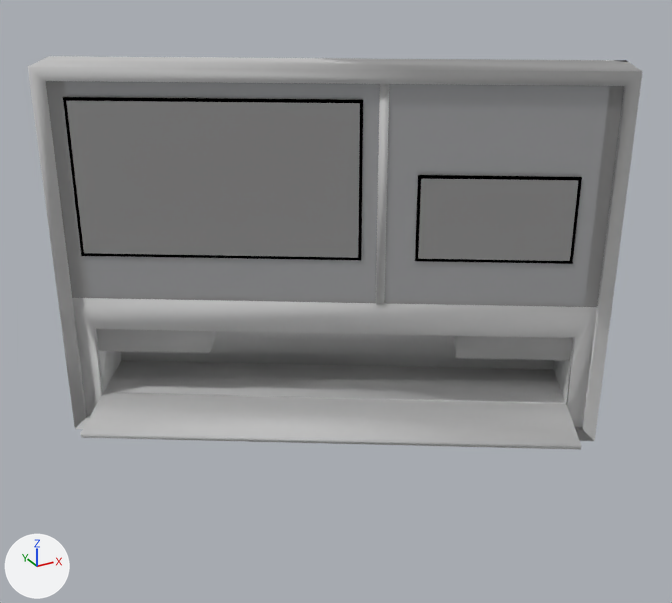
One commit to the FBX model Objekte_own/PC/PC_doppelt_gsm.fbx: the scene before it, then after it.
One viewpoint serves both versions: a 50 mm camera at (-0.96, -2.62, 2.55) aimed at (0.63, 0.28, 1.1). Arrows for +X, +Y and +Z are at lower left; the lights stay in place. Where no turn or scale is listed for an object, it has been applied to the vertices. Vertices at the same position are counted once.

In view in the first picture: 'Farbe, grau', 'Farbe, schwarz', 'Glas Rauchglas', 'Metall Stahl, gebürstet', 'Plakatwerbung 5f318c069d16453accb9d35e1d45fb9c', 'Plakatwerbung ff5b23bd1136d5f41e71b8ecf82f3596'.
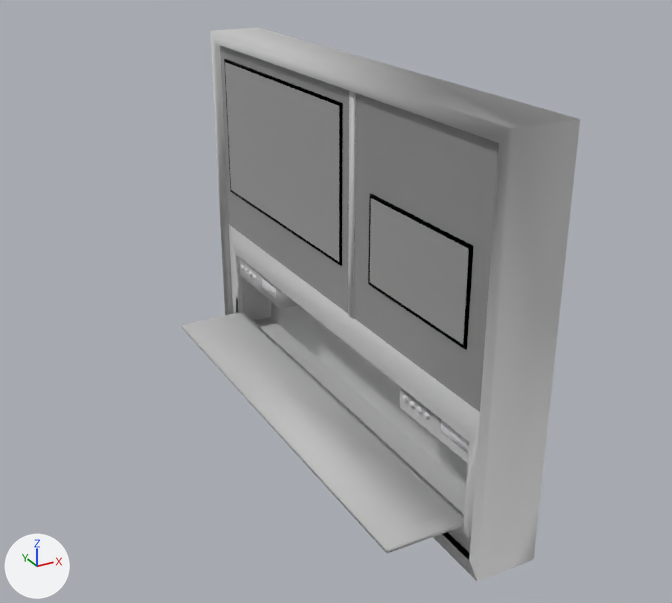
Commit message: adds neuer pc doppelt

Where the newer file only moved an object's origin or applied its transform, the numbers keep the older frame.

Changed parts and their boxes (x1, y1, x2, y2) in the pictures (672 x 603 px; the box of a moved part takes in the faces that stretch with it):
'Metall Stahl, gebürstet', reshaped, moved, turned: before (28, 56, 643, 450); after (181, 27, 580, 582)
'Glas Rauchglas', mesh rescaled (52% narrower, 62% taller): before (46, 81, 624, 307); after (220, 45, 499, 412)
'Plakatwerbung 5f318c069d16453accb9d35e1d45fb9c', reshaped (61% narrower, 27% taller): before (66, 101, 360, 258); after (225, 62, 339, 262)
'Plakatwerbung ff5b23bd1136d5f41e71b8ecf82f3596', reshaped (38% narrower, 77% taller): before (418, 179, 578, 261); after (370, 198, 469, 344)
'Farbe, schwarz', mesh turned: before (63, 97, 582, 264); after (224, 59, 473, 349)
'Farbe, grau', deleted: before (97, 329, 572, 360)
'Stahl, rostfrei', added: after (239, 257, 469, 463)
    faces in mat_farbe__grau_001 (light grey #d4d4d4): (239, 257, 469, 463)
    faces in mat_stahl__rostfrei_001 (white #ecebed): (403, 395, 468, 453)
    faces in mat_stahl__rostfrei_002 (white #ecebed): (241, 265, 276, 298)
part 3 of me_metall_stahl__gebürstet_002, moved or reshaped: before (72, 298, 597, 450); after (181, 225, 480, 553)
part 4 of me_metall_stahl__gebürstet_002, moved or reshaped: before (376, 84, 389, 304); after (348, 91, 356, 318)
part 5 of me_metall_stahl__gebürstet_002, rebuilt (40% narrower, 44% taller): before (28, 56, 643, 441); after (210, 27, 580, 582)
part 6 of me_metall_stahl__gebürstet_002, deleted: before (96, 328, 573, 403)

Diff of the bpy script that builds the scene:
```diff
--- a/Objekte_own/PC/PC_doppelt_gsm.fbx.py
+++ b/Objekte_own/PC/PC_doppelt_gsm.fbx.py
@@ me_glas_rauchglas @@
 me_glas_rauchglas.from_pydata(...)  # 21 vertices, 13 faces; spans x 60.86..62.4, y -28.29..-27.35, z 1.29..2.02
+# me_glas_rauchglas part 2: the whole mesh is scaled about its middle by (-0.00896, 1.92, 1), then moved by (0.01, 0.03, 0.0)
 me_glas_rauchglas.materials.append(mat_glas_rauchglas_001)
@@ me_plakatwerbung_5f318c069d16453accb9d35e1d45fb9c @@
 me_plakatwerbung_5f318c069d16453accb9d35e1d45fb9c.from_pydata(...)  # 4 vertices, 2 faces; spans x 60.924..61.701, y -27.869..-27.395, z 1.455..1.96
-me_plakatwerbung_5f318c069d16453accb9d35e1d45fb9c.vertices[0].co = (61.701, -27.869, 1.455)  # pixel (358, 257)
-me_plakatwerbung_5f318c069d16453accb9d35e1d45fb9c.vertices[1].co = (61.701, -27.869, 1.96)  # pixel (359, 103)
-me_plakatwerbung_5f318c069d16453accb9d35e1d45fb9c.vertices[2].co = (60.924, -27.395, 1.455)  # pixel (83, 253)
-me_plakatwerbung_5f318c069d16453accb9d35e1d45fb9c.vertices[3].co = (60.924, -27.395, 1.96)  # pixel (66, 100)
+# me_plakatwerbung_5f318c069d16453accb9d35e1d45fb9c part 1
+me_plakatwerbung_5f318c069d16453accb9d35e1d45fb9c.vertices[0].co = (61.627, -27.873, 1.455)  # pixel (339, 261)
+me_plakatwerbung_5f318c069d16453accb9d35e1d45fb9c.vertices[1].co = (61.627, -27.873, 1.96)  # pixel (339, 105)
+me_plakatwerbung_5f318c069d16453accb9d35e1d45fb9c.vertices[2].co = (61.634, -26.963, 1.455)  # pixel (231, 189)
+me_plakatwerbung_5f318c069d16453accb9d35e1d45fb9c.vertices[3].co = (61.634, -26.963, 1.96)  # pixel (225, 61)
 me_plakatwerbung_5f318c069d16453accb9d35e1d45fb9c.materials.append(mat_plakatwerbung_5f318c069d16453accb9d35e1d45fb9c_001)
@@ me_metall_stahl__gebürstet_002 @@
 # used by ob_metall_stahl__gebürstet; location = (0.458, -0.026, 1.181); scale = (0.01, 0.01, 0.01)
-me_metall_stahl__gebürstet_002.from_pydata(...)  # 70 vertices, 164 faces; spans x -88.0..84.0, y -72.0..60.0, z -40.0..88.0
+me_metall_stahl__gebürstet_002.from_pydata(...)  # 50 vertices, 105 faces; spans x -87.0..84.0, y -71.0..61.0, z -53.0..75.0
+# me_metall_stahl__gebürstet_002 part 3: the loose piece of 22 vertices spanning x -88.0..72.0, y -72.0..40.0, z -35.0..11.0 is moved by (1.0, 1.0, -13.0)
+# me_metall_stahl__gebürstet_002 part 4: the loose piece of 8 vertices spanning x 8.0..10.0, y -17.0..-15.0, z 11.0..84.0 is moved by (1.0, 1.0, -13.0)
+# me_metall_stahl__gebürstet_002 part 5: the loose piece of 16 vertices spanning x -85.0..84.0, y -57.0..56.0, z -40.0..88.0 is rebuilt with 16 vertices and now spans x -84.0..84.0, y -56.0..57.0, z -53.0..75.0
+# me_metall_stahl__gebürstet_002 part 6: the loose piece of 24 vertices spanning x -75.0..81.0, y -49.0..60.0, z -28.0..0.0 is deleted
 me_metall_stahl__gebürstet_002.materials.append(mat_metall_stahl__gebürstet_002)
@@ me_farbe__schwarz @@
 me_farbe__schwarz.from_pydata(...)  # 44 vertices, 126 faces; spans x 60.88..62.39, y -28.28..-27.35, z 1.29..2.02
+# me_farbe__schwarz part 8: the whole mesh is turned -59.1 degrees about the z axis through its middle, then moved by (0.01, 0.03, 0.0)
 me_farbe__schwarz.materials.append(mat_farbe__schwarz_001)
@@ me_plakatwerbung_ff5b23bd1136d5f41e71b8ecf82f3596 @@
 me_plakatwerbung_ff5b23bd1136d5f41e71b8ecf82f3596.from_pydata(...)  # 4 vertices, 2 faces; spans x 61.868..62.288, y -28.226..-27.971, z 1.455..1.725
-me_plakatwerbung_ff5b23bd1136d5f41e71b8ecf82f3596.vertices[0].co = (62.288, -28.226, 1.455)  # pixel (569, 260)
-me_plakatwerbung_ff5b23bd1136d5f41e71b8ecf82f3596.vertices[1].co = (62.288, -28.226, 1.725)  # pixel (578, 180)
-me_plakatwerbung_ff5b23bd1136d5f41e71b8ecf82f3596.vertices[2].co = (61.868, -27.971, 1.455)  # pixel (418, 258)
-me_plakatwerbung_ff5b23bd1136d5f41e71b8ecf82f3596.vertices[3].co = (61.868, -27.971, 1.725)  # pixel (421, 178)
+# me_plakatwerbung_ff5b23bd1136d5f41e71b8ecf82f3596 part 7
+me_plakatwerbung_ff5b23bd1136d5f41e71b8ecf82f3596.vertices[0].co = (61.622, -28.56, 1.455)  # pixel (463, 344)
+me_plakatwerbung_ff5b23bd1136d5f41e71b8ecf82f3596.vertices[1].co = (61.622, -28.56, 1.725)  # pixel (468, 248)
+me_plakatwerbung_ff5b23bd1136d5f41e71b8ecf82f3596.vertices[2].co = (61.626, -28.069, 1.455)  # pixel (369, 282)
+me_plakatwerbung_ff5b23bd1136d5f41e71b8ecf82f3596.vertices[3].co = (61.626, -28.069, 1.725)  # pixel (370, 197)
 me_plakatwerbung_ff5b23bd1136d5f41e71b8ecf82f3596.materials.append(mat_plakatwerbung_ff5b23bd1136d5f41e71b8ecf82f3596_001)
@@ ob_farbe__grau @@
-ob_farbe__grau = bpy.data.objects.new('Farbe, grau', me_farbe__grau)
@@ ob_metall_stahl__gebürstet @@
 ob_metall_stahl__gebürstet = bpy.data.objects.new('Metall Stahl, gebürstet', me_metall_stahl__gebürstet_002)
-ob_metall_stahl__gebürstet.location = (0.458, -0.026, 1.181)
+ob_metall_stahl__gebürstet.location = (0.489, -0.069, 1.314)
+ob_metall_stahl__gebürstet.rotation_euler = (0.0, 0.0, -1.031)  # degrees (0, 0, -59)
 ob_metall_stahl__gebürstet.scale = (0.01, 0.01, 0.01)
@@ ob_stahl__rostfrei @@
+ob_stahl__rostfrei = bpy.data.objects.new('Stahl, rostfrei', me_stahl__rostfrei)  # 634 vertices, 1156 faces; spans x 8.38..8.66, y -68.0..-64.95, z 1.07..2.02; in mat_stahl__rostfrei_001 (white #ecebed), mat_farbe__grau_001 (light grey #d4d4d4), mat_stahl__rostfrei_002 (white #ecebed)
+ob_stahl__rostfrei.location = (-7.945, 67.038, 0.01)
```
